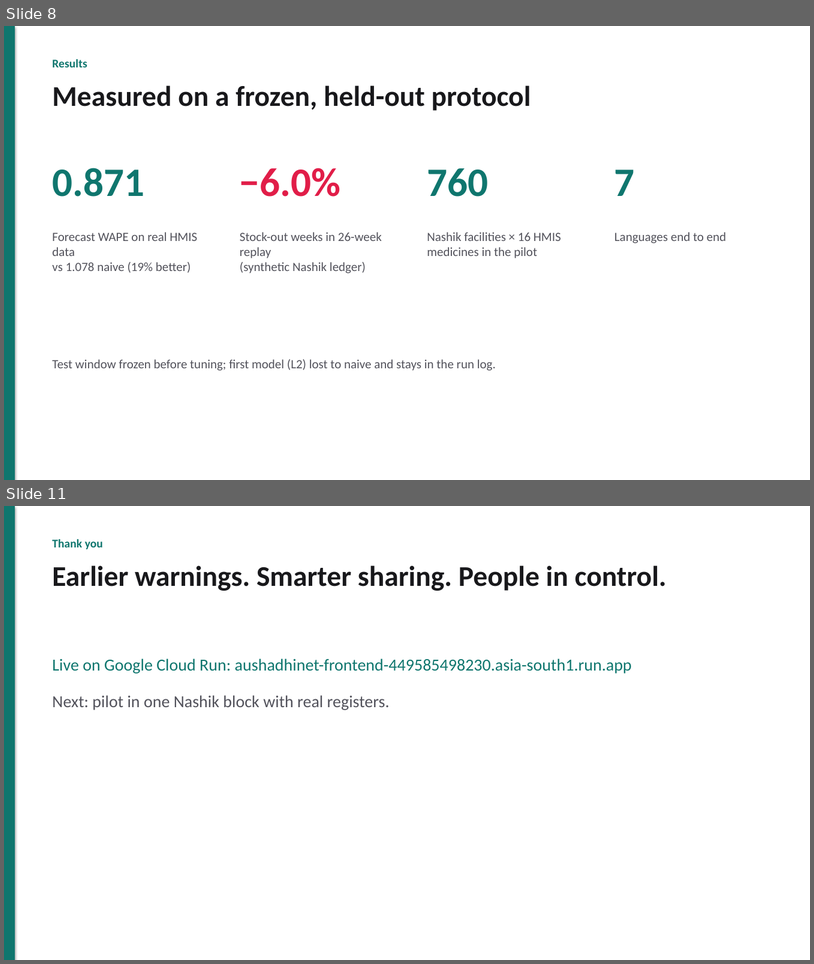
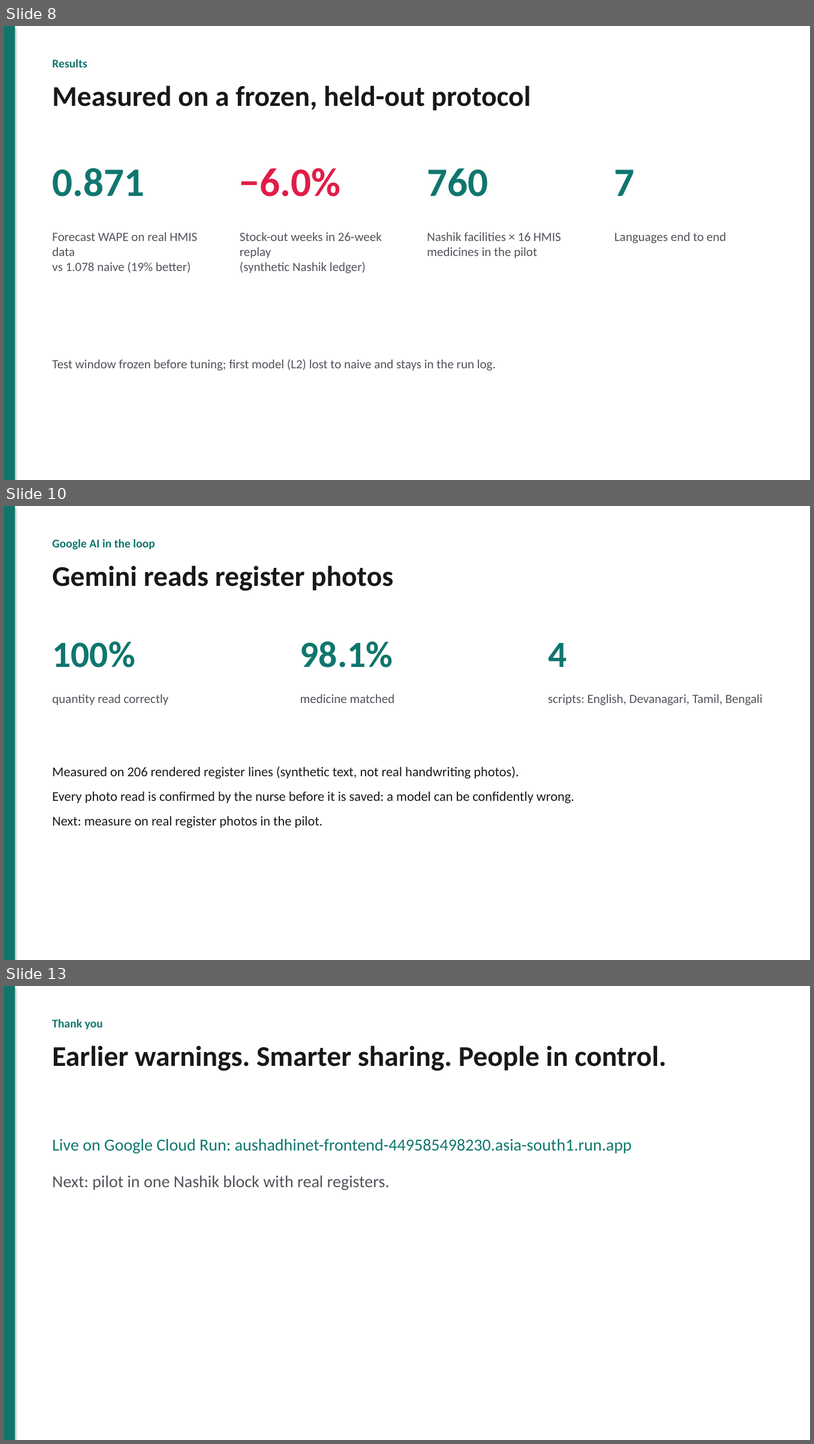
Before and after one commit to akshat333-debug/AushadhiNet, a slide deck: docs/pitch/AushadhiNet-pitch.pptx. Shown one above the other, each under a label of ours: slides 8 and 11 before the commit, slides 8, 10 and 13 after it; the slides between them are not shown. The pictures are 814x964 and 814x1444 pixels, drawn with LibreOffice and Linux fonts; fonts in the diff are those of the drawing. Boxes give left, top, right and bottom in pixels: in the first picture for what was removed or moved away, otherwise in the second. Text is boxed around its words. In the diff, an @@ line names an element or a change of style, - is before the commit and + after.

```diff
--- a/docs/pitch/AushadhiNet-pitch.pptx
+++ b/docs/pitch/AushadhiNet-pitch.pptx
@@ slide 10 added at (x1=4, y1=506, x2=810, y2=960), background #FFFFFF @@
@@ rectangle added at (x1=4, y1=506, x2=15, y2=960), fill #0F766E @@
@@ text added at (x1=52, y1=539, x2=155, y2=550), 14 pt, text #0F766E, bold @@
+Google AI in the loop
@@ text added at (x1=52, y1=565, x2=393, y2=591), 34 pt, text #18181B, bold @@
+Gemini reads register photos
@@ text added at (x1=52, y1=641, x2=135, y2=667), 44 pt, text #0F766E, bold @@
+100%
@@ text added at (x1=300, y1=641, x2=393, y2=667), 44 pt, text #0F766E, bold @@
+98.1%
@@ text added at (x1=548, y1=643, x2=567, y2=667), 44 pt, text #0F766E, bold @@
+4
@@ text added at (x1=52, y1=694, x2=169, y2=705), 15 pt, text #52525B @@
+quantity read correctly
@@ text added at (x1=300, y1=694, x2=395, y2=703), 15 pt, text #52525B @@
+medicine matched
@@ text added at (x1=548, y1=694, x2=763, y2=705), 15 pt, text #52525B @@
+scripts: English, Devanagari, Tamil, Bengali
@@ text added at (x1=52, y1=766, x2=575, y2=828), 16 pt, text #18181B @@
+Measured on 206 rendered register lines (synthetic text, not real handwriting photos).
+Every photo read is confirmed by the nurse before it is saved: a model can be confidently wrong.
+Next: measure on real register photos in the pilot.
@@ what was slide 11 is now slide 13 @@
```
Also in this commit, not shown: 2 slides changed, 1 other slide added, 3 other files.
